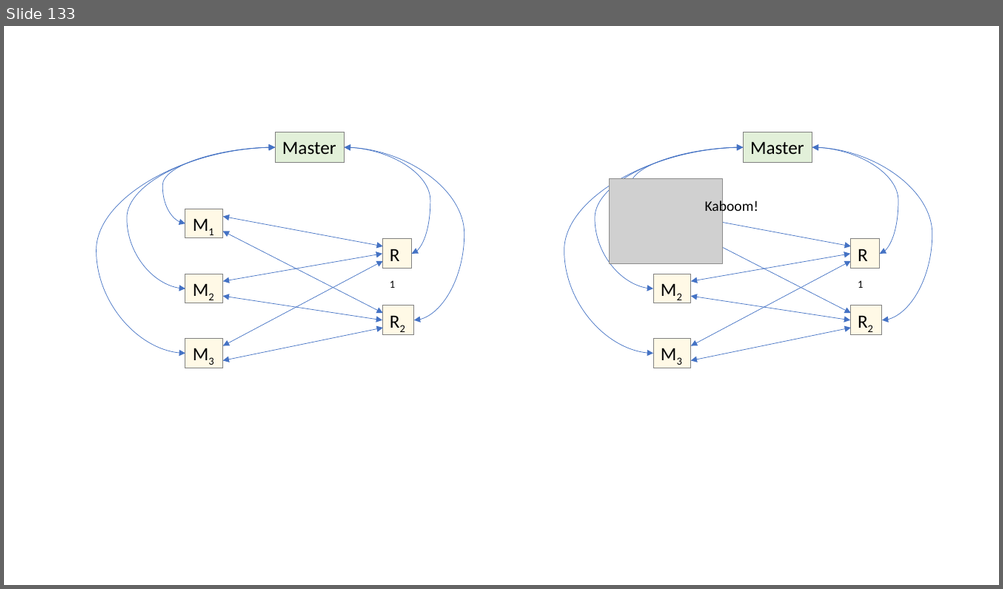
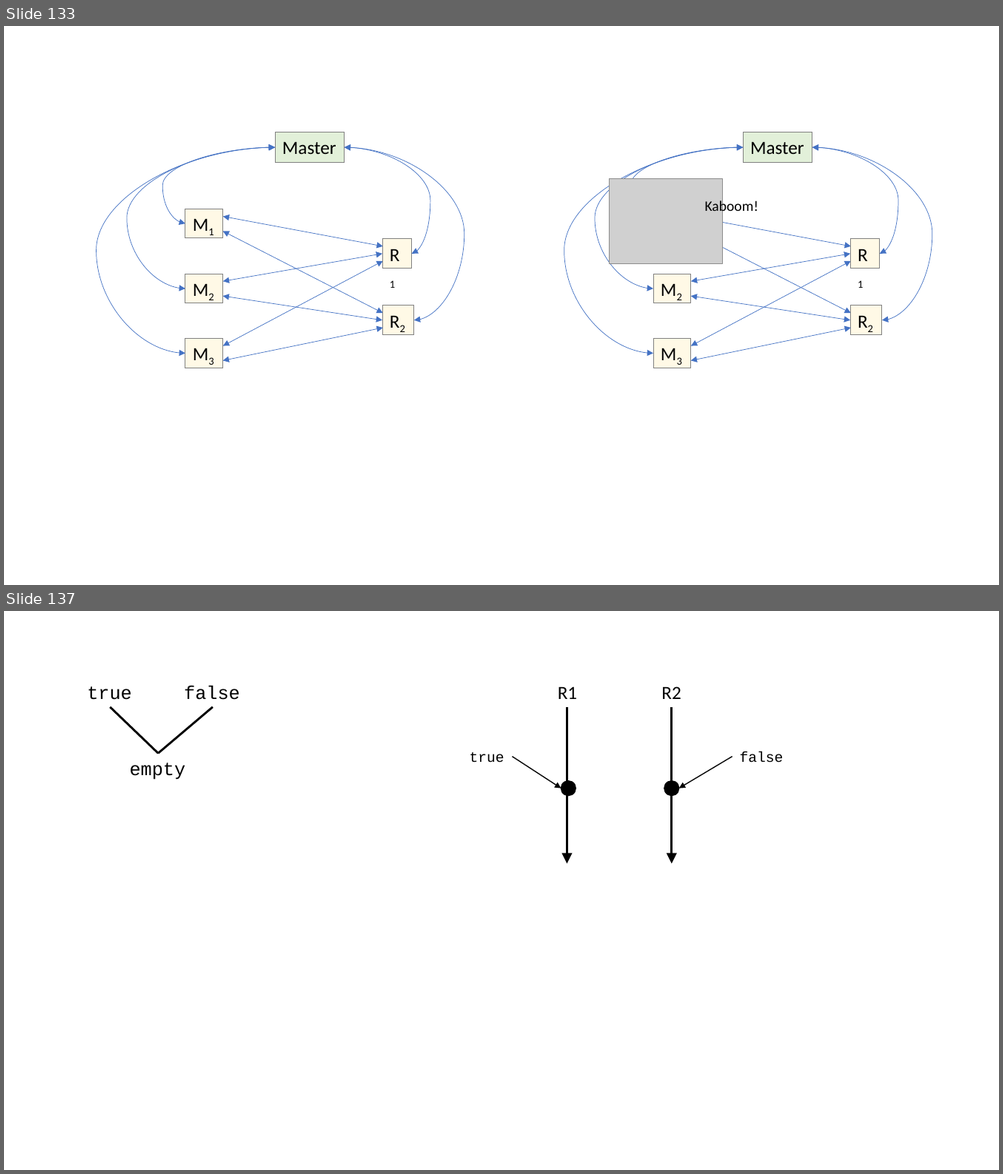
Before and after one commit to ChrisWhealy/DistributedSystemNotes, a slide deck: img/Diagrams.pptx. Shown one above the other, each under a label of ours: slide 133 before the commit, slides 133 and 137 after it; the slides between them are not shown. The pictures are 1003x589 and 1003x1174 pixels, drawn with LibreOffice and Linux fonts; fonts in the diff are those of the drawing; grey boxes stand for pictures. Boxes give left, top, right and bottom in pixels: in the first picture for what was removed or moved away, otherwise in the second. Text is boxed around its words. In the diff, an @@ line names an element or a change of style, - is before the commit and + after.

```diff
--- a/img/Diagrams.pptx
+++ b/img/Diagrams.pptx
@@ slide 137 added at bbox=[4, 611, 999, 1170], background #FFFFFF @@
@@ text added at bbox=[87, 686, 131, 700], 18 pt, text #000000 @@
+true
@@ text added at bbox=[184, 685, 240, 700], 18 pt, text #000000 @@
+false
@@ text added at bbox=[558, 686, 577, 699], 18 pt, text #000000 @@
+R1
@@ text added at bbox=[661, 686, 680, 699], 18 pt, text #000000 @@
+R2
@@ line added from (110, 707) to (159, 754), #000000 2 pt @@
@@ line added from (213, 707) to (159, 754), #000000 2 pt @@
@@ arrow added from (566, 707) to (566, 864), #000000 2 pt @@
@@ arrow added from (671, 707) to (671, 864), #000000 2 pt @@
@@ text added at bbox=[130, 763, 186, 780], 18 pt, text #000000 @@
+empty
@@ text added at bbox=[469, 752, 504, 763], 14 pt, text #000000 @@
+true
@@ arrow added from (512, 757) to (560, 789), #000000 1 pt @@
@@ arrow added from (732, 757) to (679, 789), #000000 1 pt @@
@@ text added at bbox=[740, 752, 783, 763], 14 pt, text #000000 @@
+false
@@ ellipse added at bbox=[560, 781, 575, 796], fill #000000, outline #000000 1 pt @@
@@ ellipse added at bbox=[664, 781, 679, 796], fill #000000, outline #000000 1 pt @@
```
Also in this commit, not shown: 6 other slides added, 17 other files.
